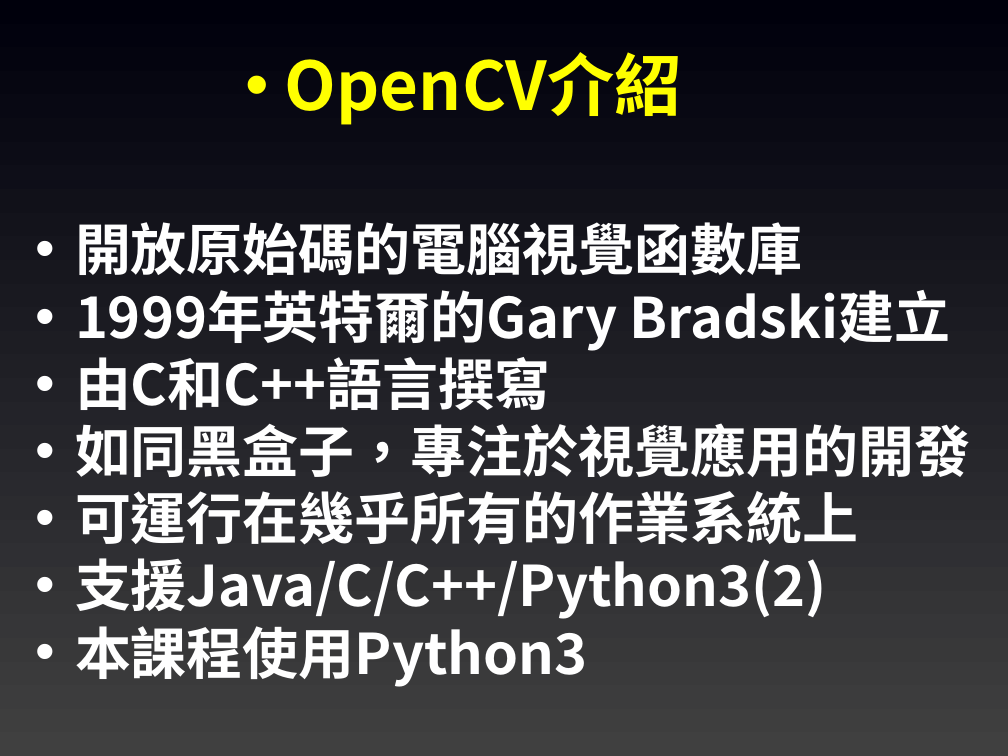
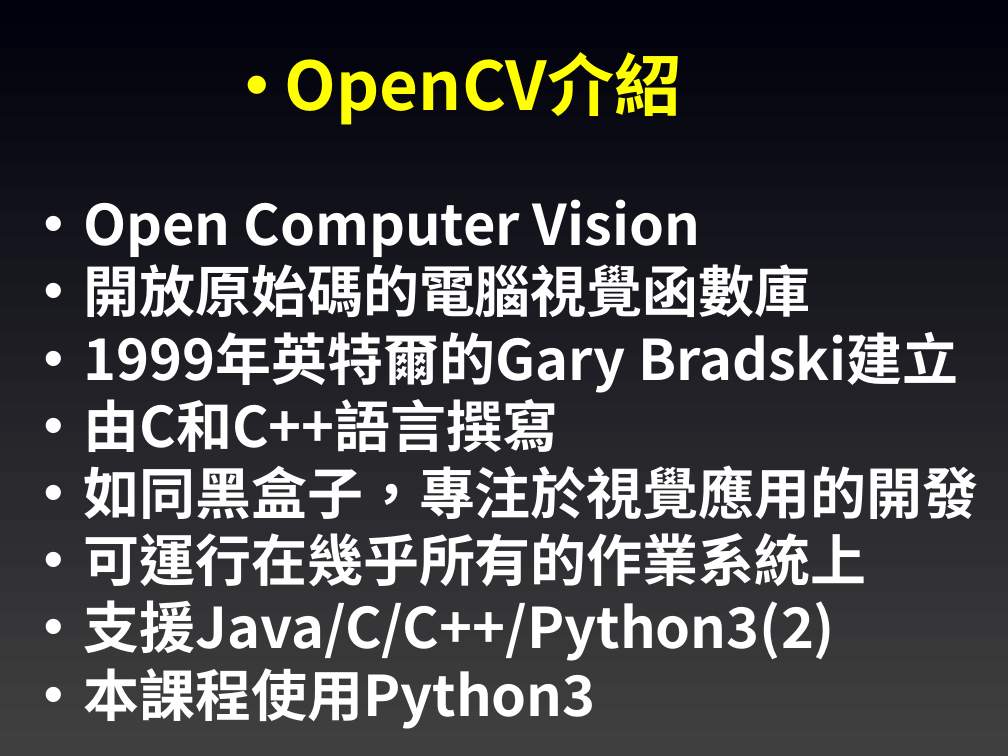
Before and after one commit to joshhu/must_opencv, a slide deck: slide 4 of Slides/00. OpenCV簡介.pptx. Drawn at 1008x756 pixels with LibreOffice and Linux fonts; fonts in the diff are those of the drawing. Boxes give left, top, right and bottom in pixels: in the first picture for what was removed or moved away, otherwise in the second. Text is boxed around its words. In the diff, an @@ line names an element or a change of style, - is before the commit and + after.

```diff
--- a/Slides/00. OpenCV簡介.pptx
+++ b/Slides/00. OpenCV簡介.pptx
@@ text "Open Computer Vision": place and size @@
-text "Open Computer Vision" at box(75, 222, 970, 687)
+text "Open Computer Vision" at box(83, 199, 978, 729)
@@ text at box(83, 199, 700, 257): paragraph added @@
+• Open Computer Vision
```
Also in this commit, not shown: 1 other slide changed, 6 other files.
